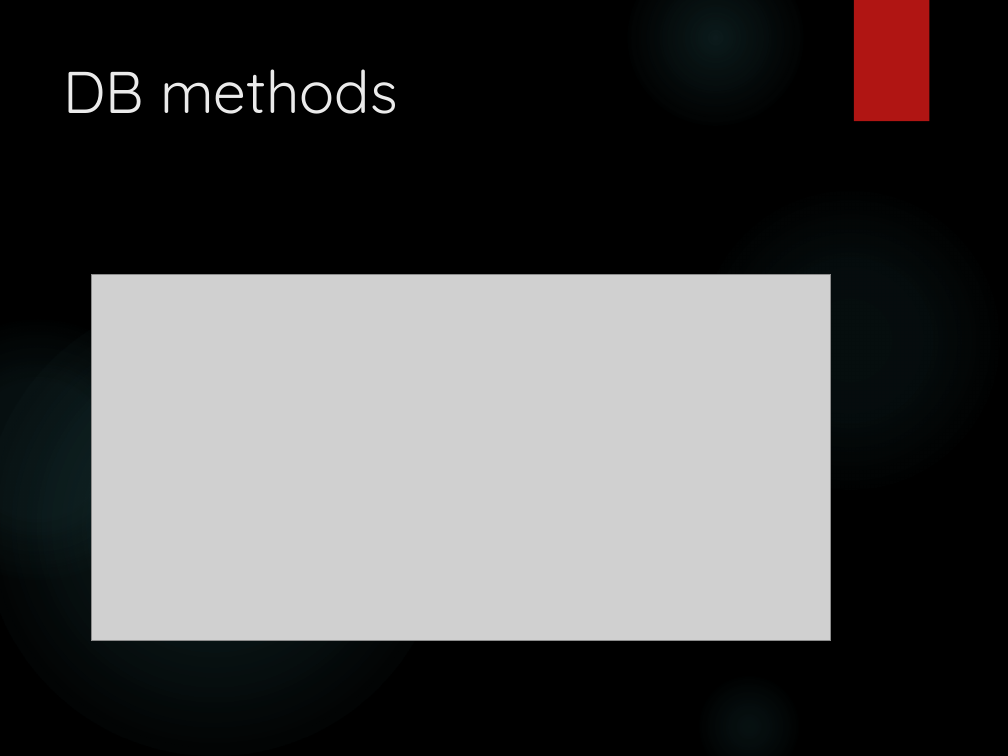
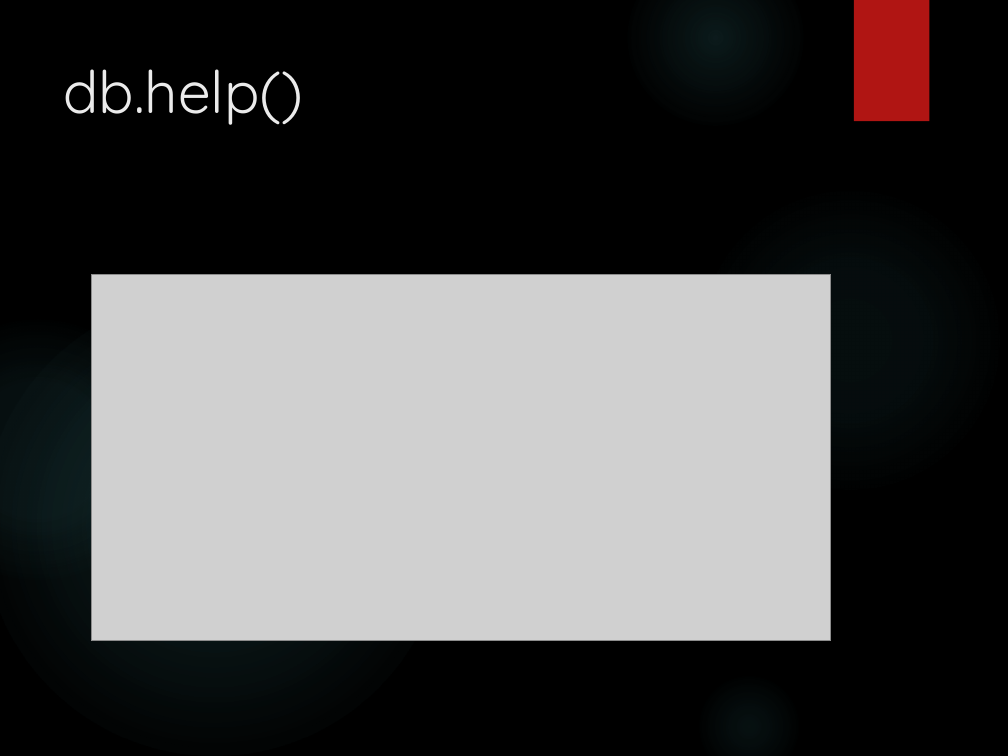
Before and after one commit to leg4822/ustdemo, a slide deck: slide 18 of MongoDB Relational Queries.pptx (slide 21 before the commit). Drawn at 1008x756 pixels with LibreOffice and Linux fonts; fonts in the diff are those of the drawing; grey boxes stand for pictures; background and template pictures are left out. Boxes give left, top, right and bottom in pixels: in the first picture for what was removed or moved away, otherwise in the second. Text is boxed around its words. In the diff, an @@ line names an element or a change of style, - is before the commit and + after.

```diff
--- a/MongoDB Relational Queries.pptx
+++ b/MongoDB Relational Queries.pptx
@@ title at (63, 69, 303, 125): text changed @@
-DB methods
+db.help()
```
Also in this commit, not shown: 6 other slides changed, 4 slides removed, 1 other file.
